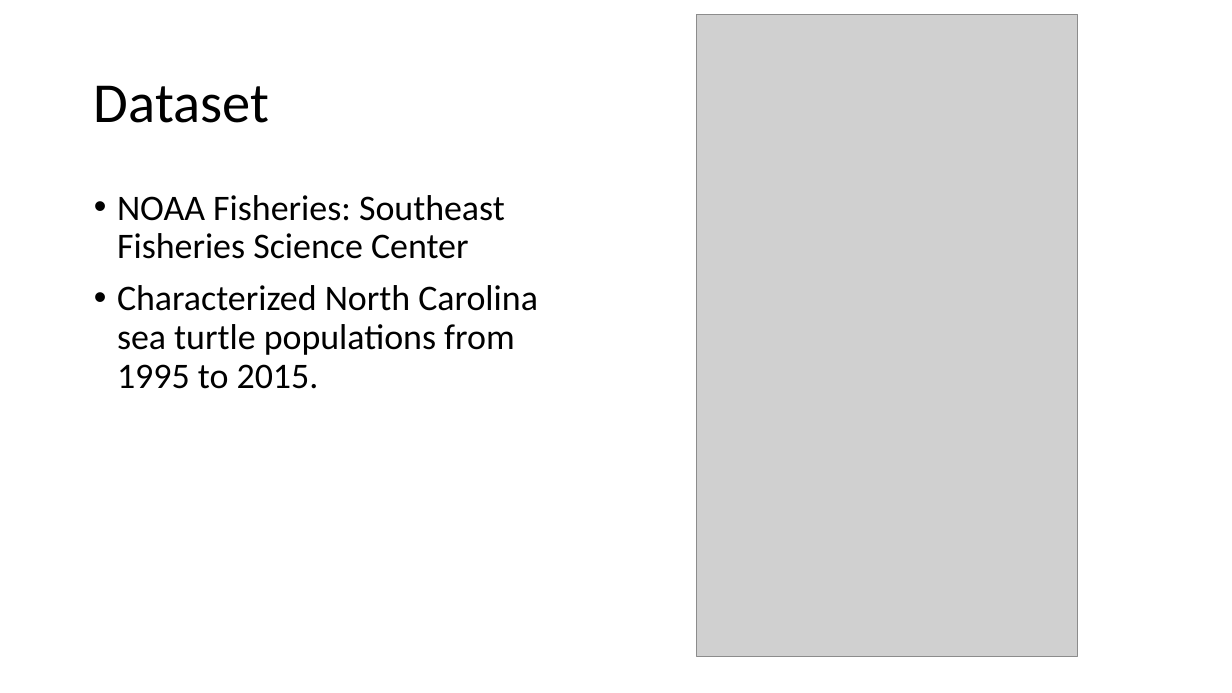
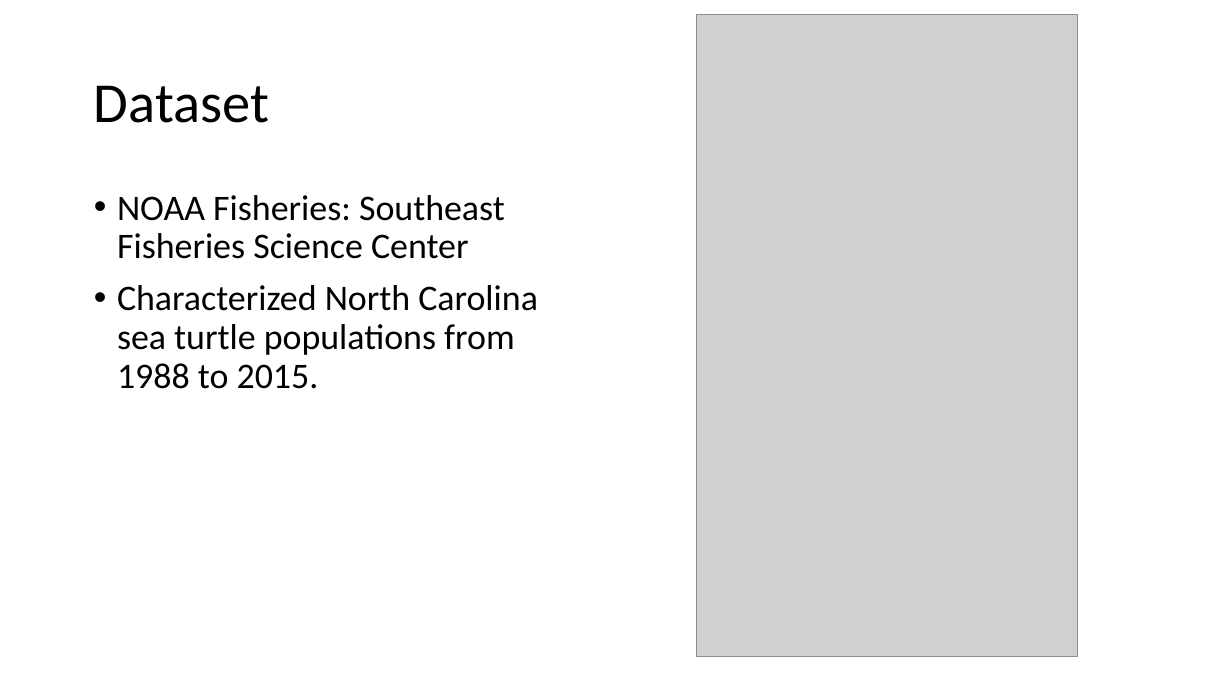
Before and after one commit to madeline-frey/BIS15L-Group3-Final, a slide deck: slide 2 of Final Project/Official Final Project Documents/BIS 15L Presentation.pptx. Drawn at 1232x693 pixels with LibreOffice and Linux fonts; fonts in the diff are those of the drawing; grey boxes stand for pictures. Boxes give left, top, right and bottom in pixels: in the first picture for what was removed or moved away, otherwise in the second. Text is boxed around its words. In the diff, an @@ line names an element or a change of style, - is before the commit and + after.

Commit message:
Presentation

```diff
--- a/Final Project/Official Final Project Documents/BIS 15L Presentation.pptx
+++ b/Final Project/Official Final Project Documents/BIS 15L Presentation.pptx
@@ text at (117,285,538,389): text changed @@
-• Characterized North Carolina sea turtle populations from 1995 to 2015.
+• Characterized North Carolina sea turtle populations from 1988 to 2015.
```
Also in this commit, not shown: 1 other file.
